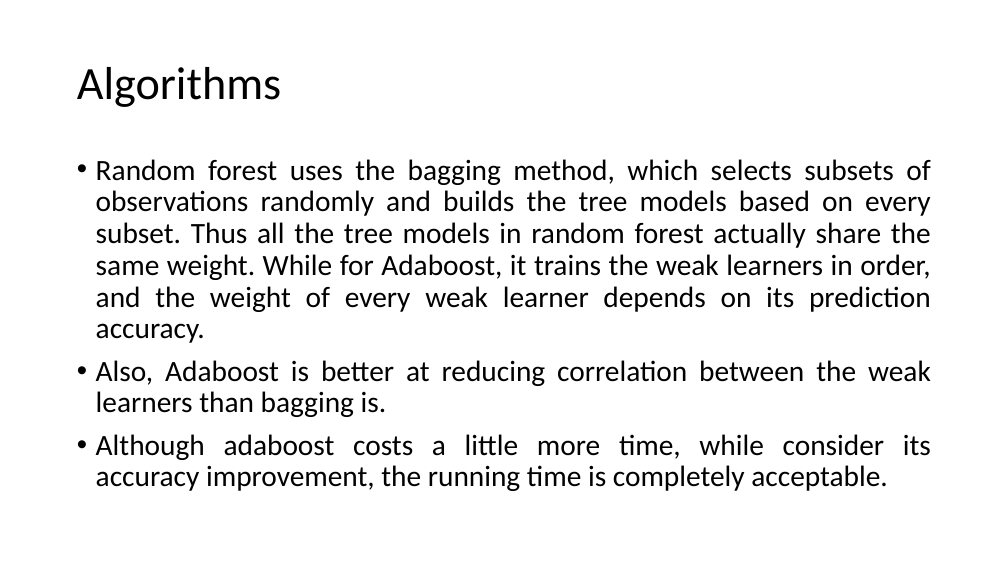
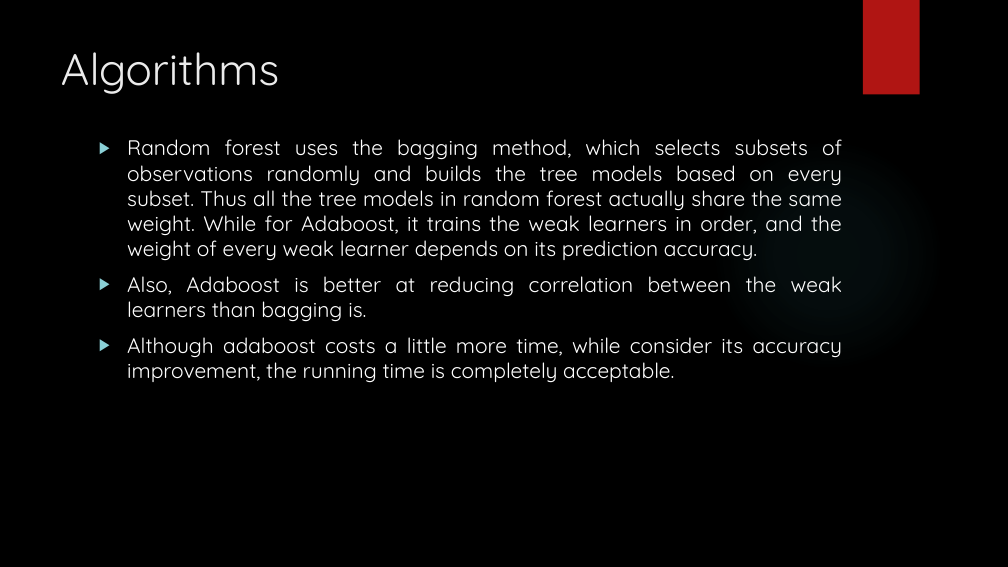
Before and after one commit to TZstatsADS/Spr2016-Proj3-Grp5, a slide deck: slide 10 of doc/presentation.pptx. Drawn at 1008x567 pixels with LibreOffice and Linux fonts; fonts in the diff are those of the drawing; background and template pictures are left out. Boxes give left, top, right and bottom in pixels: in the first picture for what was removed or moved away, otherwise in the second. Text is boxed around its words. In the diff, an @@ line names an element or a change of style, - is before the commit and + after.

```diff
--- a/doc/presentation.pptx
+++ b/doc/presentation.pptx
@@ background #FFFFFF to picture (left out) @@
@@ rectangle added at (863,0,920,95), fill #B01513 @@
@@ title "Algorithms": place and size @@
-title "Algorithms" at (77,67,281,107)
+title "Algorithms" at (61,52,279,94)
@@ title "Algorithms" at (61,52,279,94): size 44 to 42 pt, font Calibri to Quicksand, text colour #000000 to #EBEBEB; line spacing 0.9 to 1; vertical alignment middle to top @@
@@ text "Random forest uses the bagging ...": place and size @@
-text "Random forest uses the bagging ..." at (96,159,931,491)
+text "Random forest uses the bagging ..." at (127,139,842,383)
@@ text "Random forest uses the bagging ..." at (127,139,842,383): size 28 to 20 pt, font Calibri to Quicksand, text colour #000000 to #FFFFFF; bullet • to ▶; line spacing 0.9 to 1 @@
@@ ellipse added at (712,138,944,371), fill gradient #50B9C1 @@
```
Also in this commit, not shown: 11 other slides changed, 1 slide added, 1 slide removed, 2 other files.
